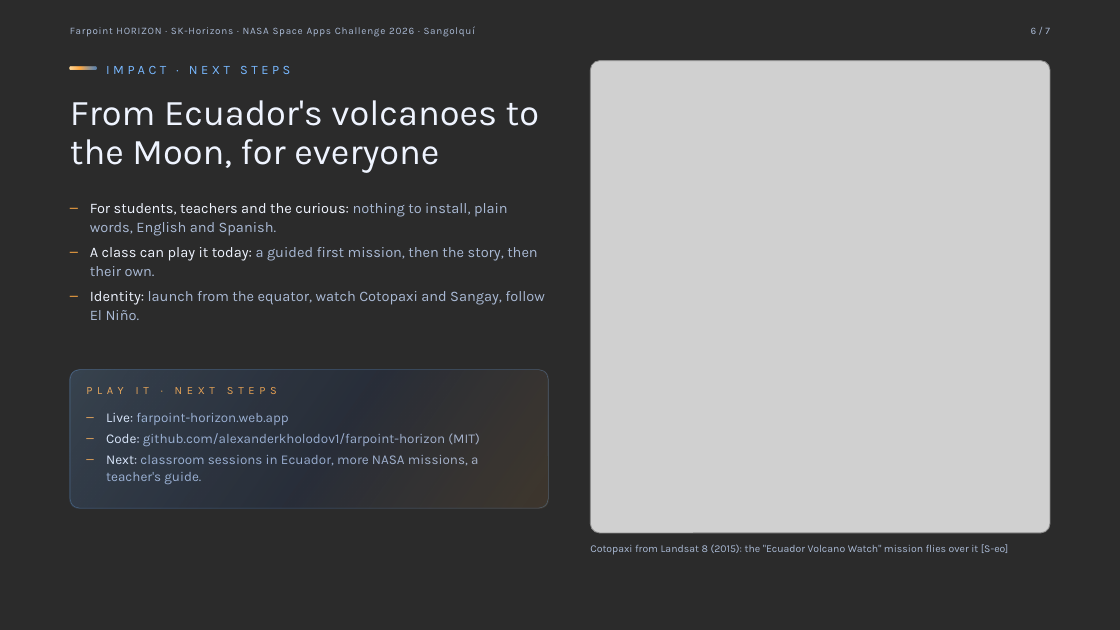
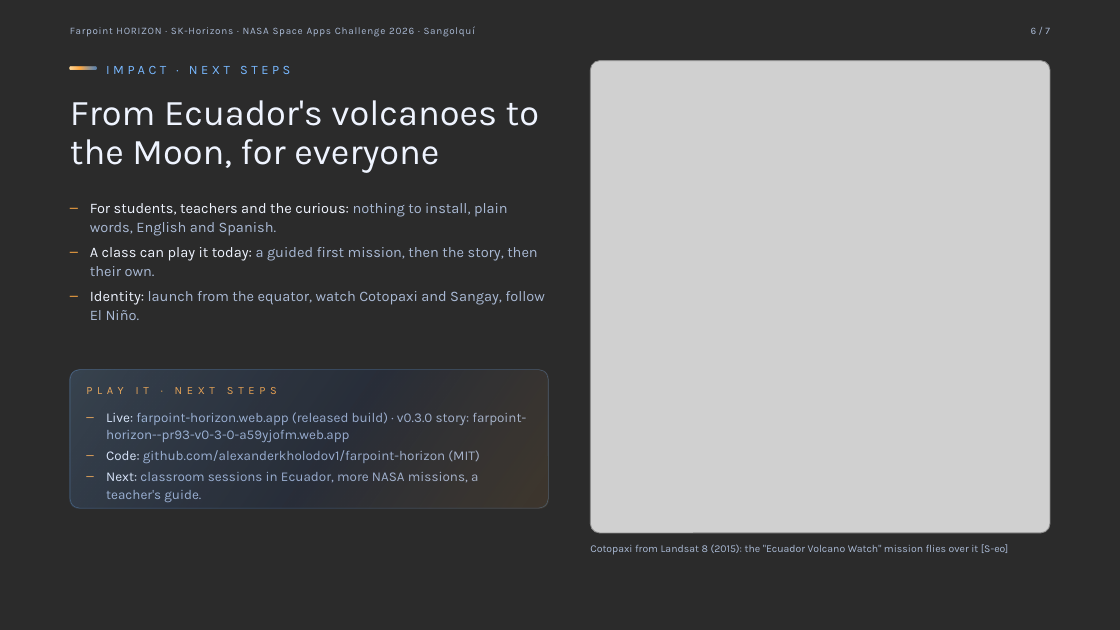
Before and after one commit to alexanderkholodov1/farpoint-horizon, a slide deck: slide 6 of spaceapps/global-submission/deck/EN_17_SK-Horizons_v2.pptx. Drawn at 1120x630 pixels with LibreOffice and Linux fonts; fonts in the diff are those of the drawing; grey boxes stand for pictures; background and template pictures are left out; a plain dark background stands for a picture behind light text. Boxes give left, top, right and bottom in pixels: in the first picture for what was removed or moved away, otherwise in the second. Text is boxed around its words. In the diff, an @@ line names an element or a change of style, - is before the commit and + after.

```diff
--- a/spaceapps/global-submission/deck/EN_17_SK-Horizons_v2.pptx
+++ b/spaceapps/global-submission/deck/EN_17_SK-Horizons_v2.pptx
@@ text at [106, 412, 526, 442]: text changed @@
-– Live: farpoint-horizon.web.app
+– Live: farpoint-horizon.web.app (released build) · v0.3.0 story: farpoint-horizon--pr93-v0-3-0-a59yjofm.web.app
```
Also in this commit, not shown: 3 other slides changed, 17 other files.
